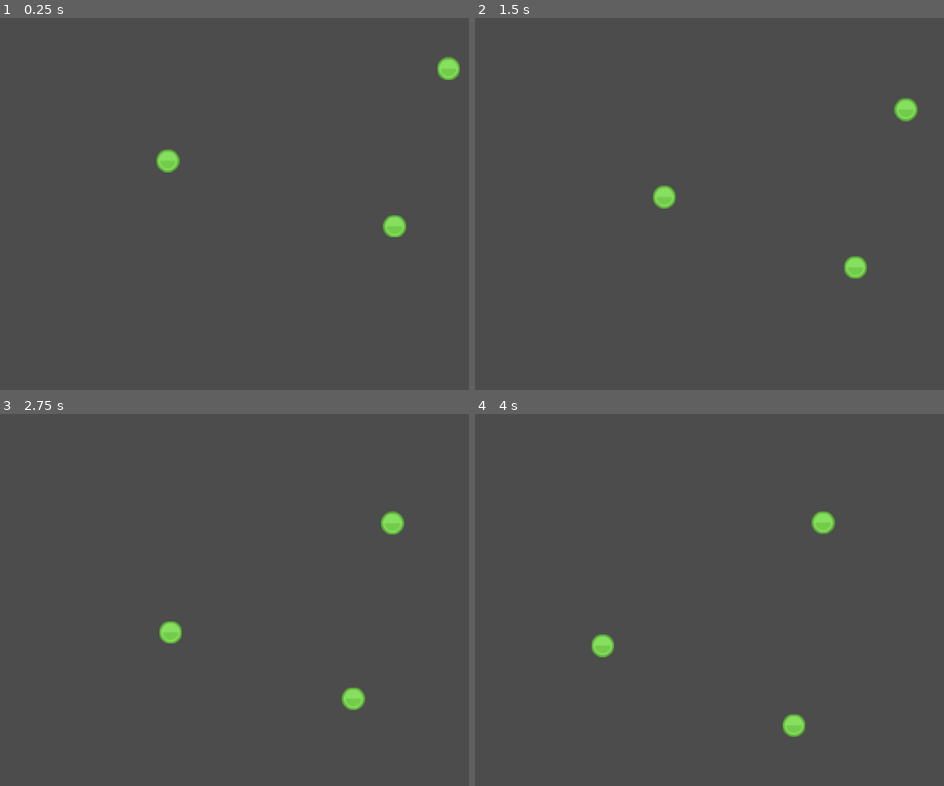
Above: before the commit, frames 1-4 (two rows, left to right).
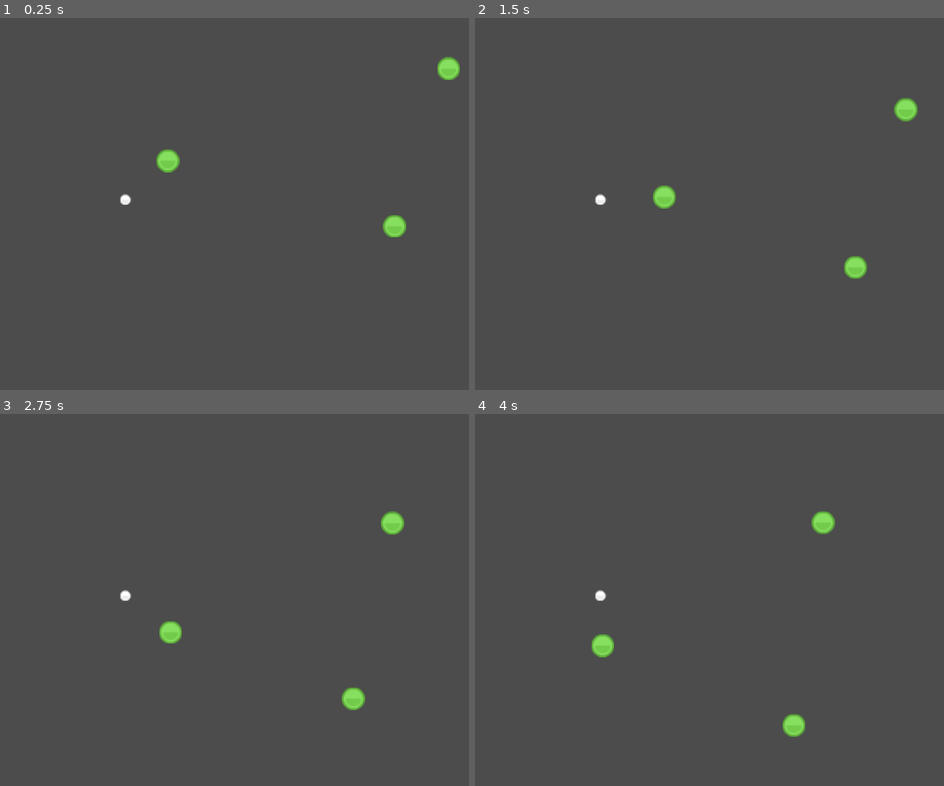
Above: after the commit, the same moments.

Repository: mhogar/SlimeFarm
Game: Godot game, scene res://Environment.tscn
Two runs of this game, one before a commit and one after it. Both use one fixed random seed, a clock stepped at 60 frames per second and the inputs below.
Inputs:
- Up to frame 1 (0.25 s): no input
- Up to frame 2 (1.5 s): no input
- Up to frame 3 (2.75 s): no input
- Up to frame 4 (4 s): no input

The runs differ from the first frame. In frame 1, less than 0.1% of the frame differs, in the area x 25-29%, y 47-51%; in frame 2, less than 0.1%; in frame 3, less than 0.1%; in frame 4, less than 0.1%.

Commit message:
Add vision circle to detect nearby food

Diff:
--- a/Environment.tscn
+++ b/Environment.tscn
@@ -31,4 +31,4 @@
 [node name="Food" type="Node" parent="."]
 
 [node name="Food" parent="Food" instance=ExtResource( 2 )]
-position = Vector2( 230.487, 222.959 )
+position = Vector2( 173.155, 251.701 )
--- a/Food.tscn
+++ b/Food.tscn
@@ -16,5 +16,6 @@
 texture = ExtResource( 1 )
 
 [node name="CollisionShape2D" type="CollisionShape2D" parent="."]
+visible = false
 shape = SubResource( 1 )
 [connection signal="body_entered" from="." to="." method="_on_Food_body_entered"]
--- a/Slime.gd
+++ b/Slime.gd
@@ -1,24 +1,35 @@
 extends Node2D
+
+onready var VisionCircle := $VisionCircle/CollisionShape2D
 
 export var speed : float
 export var init_face_dir : Vector2
-
 export var wander_force : float
 export var displacement_offset : float
 export var angle_change : float
+export var vision_radius : float
 
 var velocity : Vector2
 var wander_angle := 0.0
 
+var is_following_target : bool
+var target : Vector2
 
 func _ready():
 	#seed the generator
 	randomize()
 
 	velocity = init_face_dir
+	VisionCircle.shape.radius = vision_radius
+
+	is_following_target = false
 
 
 func _physics_process(delta):
+	wander(delta)
+
+
+func wander(delta):
 	velocity = calc_wander().clamped(speed * delta)
 	position += velocity
 
@@ -54,3 +65,7 @@
 
 func collect_food():
 	print("Food collected")
+
+
+func _on_VisionCircle_area_entered(area):
+	print("Food entered vision circle")
--- a/Slime.tscn
+++ b/Slime.tscn
@@ -14,11 +14,15 @@
 [sub_resource type="CircleShape2D" id=2]
 radius = 18.5227
 
+[sub_resource type="CircleShape2D" id=3]
+radius = 100.0
+
 [node name="Slime" type="KinematicBody2D"]
 collision_mask = 0
 script = ExtResource( 2 )
 speed = 50.0
 angle_change = 5.0
+vision_radius = 100.0
 
 [node name="AnimatedSprite" type="AnimatedSprite" parent="."]
 position = Vector2( 0.47168, -0.94339 )
@@ -26,4 +30,12 @@
 frames = SubResource( 1 )
 
 [node name="CollisionShape2D" type="CollisionShape2D" parent="."]
+visible = false
 shape = SubResource( 2 )
+
+[node name="VisionCircle" type="Area2D" parent="."]
+collision_mask = 2
+
+[node name="CollisionShape2D" type="CollisionShape2D" parent="VisionCircle"]
+shape = SubResource( 3 )
+[connection signal="area_entered" from="VisionCircle" to="." method="_on_VisionCircle_area_entered"]
Not shown: 1 places in Slime.tscn that only renumber resources
